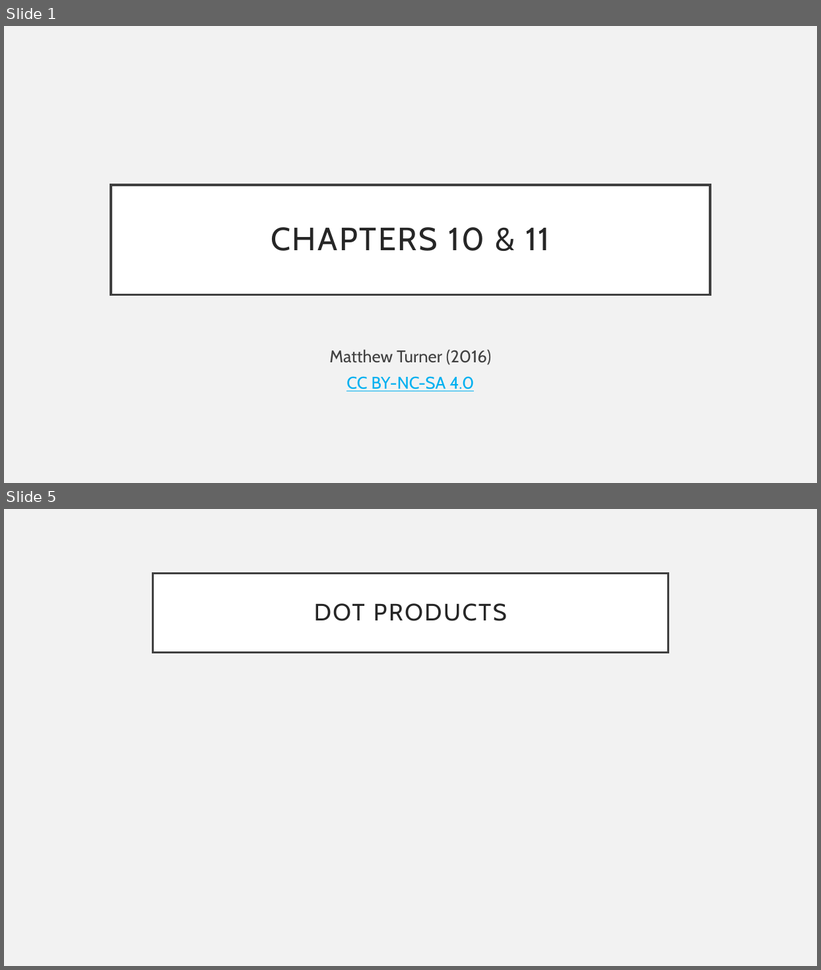
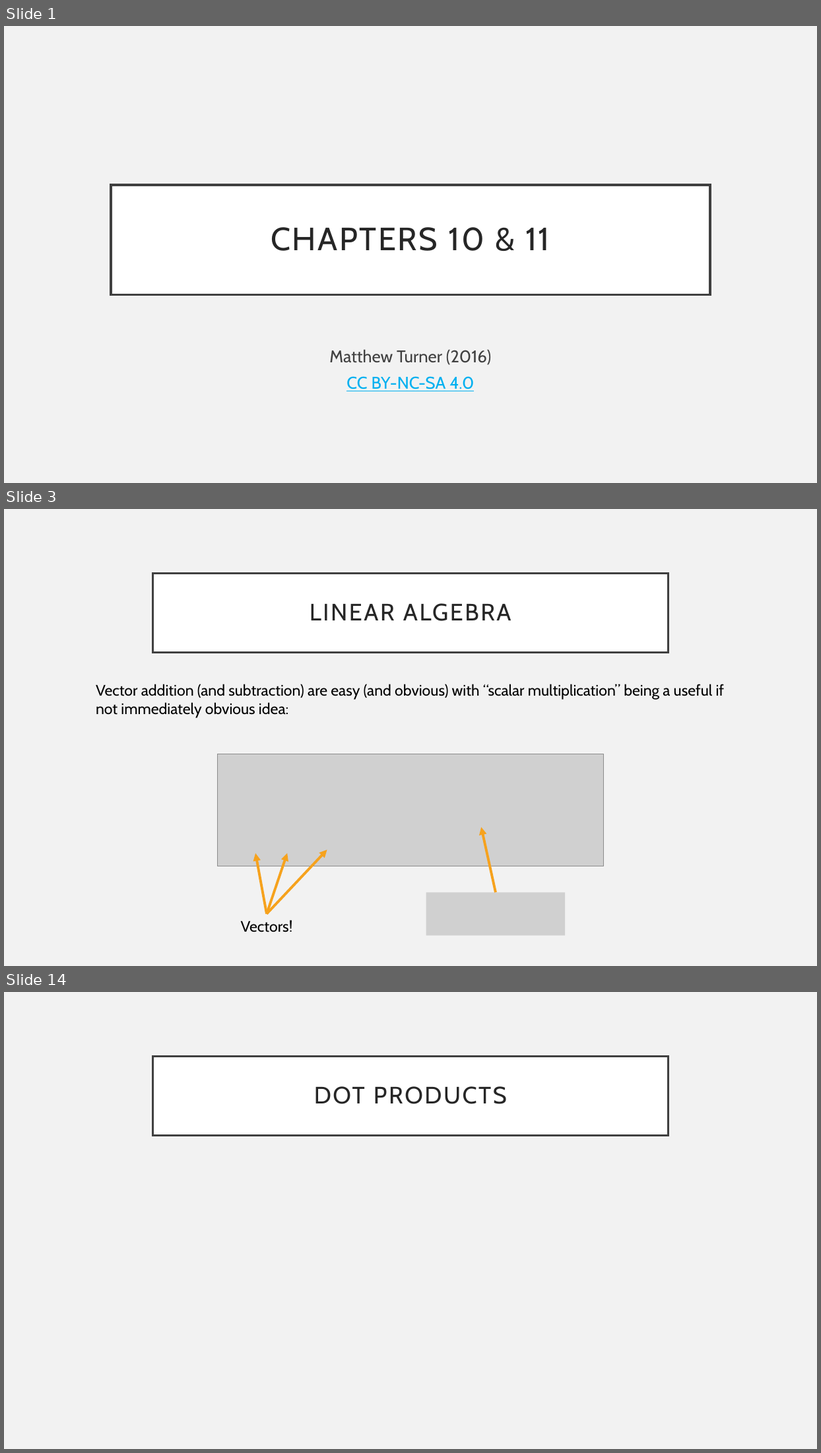
Before and after one commit to mdtdev/Signal-Processing-Demos, a slide deck: chap_10_11.pptx. Shown one above the other, each under a label of ours: slides 1 and 5 before the commit, slides 1, 3 and 14 after it; the slides between them are not shown. The pictures are 821x970 and 821x1453 pixels, drawn with LibreOffice and Linux fonts; fonts in the diff are those of the drawing; grey boxes stand for pictures. Boxes give left, top, right and bottom in pixels: in the first picture for what was removed or moved away, otherwise in the second. Text is boxed around its words. In the diff, an @@ line names an element or a change of style, - is before the commit and + after.

```diff
--- a/chap_10_11.pptx
+++ b/chap_10_11.pptx
@@ slide 3 added at (4,509,817,966), background #F2F2F2 @@
@@ title added at (153,573,668,652), fill #FFFFFF, outline #404040 2.5 pt, 28 pt, text #262626 @@
+LINEAR ALGEBRA
@@ text added at (96,684,725,718), 18 pt, text #000000 @@
+Vector addition (and subtraction) are easy (and obvious) with “scalar multiplication” being a useful if not immediately obvious idea:
@@ picture added at (217,755,604,867) @@
@@ arrow added from (496, 892) to (482, 827), #F6A21D 3 pt @@
@@ arrow added from (267, 914) to (255, 854), #F6A21D 3 pt @@
@@ arrow added from (267, 914) to (288, 854), #F6A21D 3 pt @@
@@ arrow added from (267, 914) to (327, 850), #F6A21D 3 pt @@
@@ picture added at (426,892,565,936) @@
@@ text added at (241,920,293,933), 18 pt, text #000000 @@
+Vectors!
@@ what was slide 5 is now slide 14 @@
```
Also in this commit, not shown: 5 slides changed, 14 other slides added, 3 slides removed, 1 other file.
